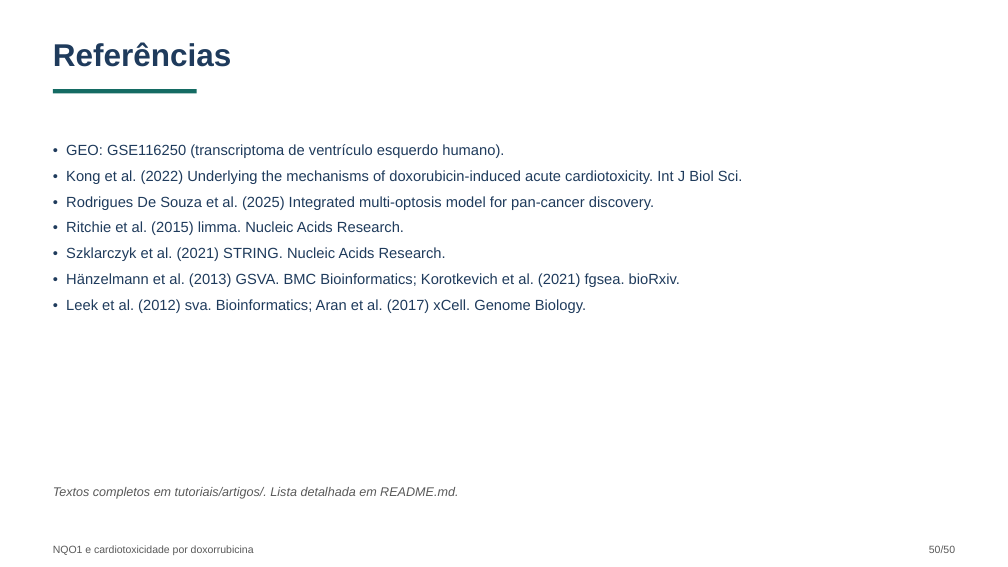
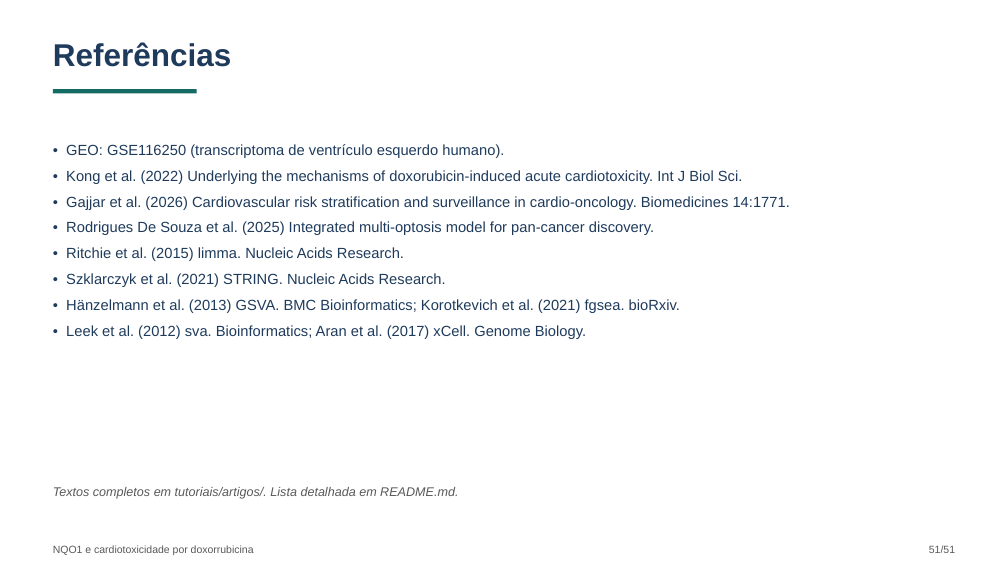
Before and after one commit to lucielesilva/nqo1-doxorrubicina-cardiotoxicidade, a slide deck: slide 51 of tutoriais/APRESENTACAO_NQO1_TUTORIAIS.pptx (slide 50 before the commit). Drawn at 1008x567 pixels with LibreOffice and Linux fonts; fonts in the diff are those of the drawing. Boxes give left, top, right and bottom in pixels: in the first picture for what was removed or moved away, otherwise in the second. Text is boxed around its words. In the diff, an @@ line names an element or a change of style, - is before the commit and + after.

Commit message:
feat(apresentacao): fundamenta o bloco clinico com artigo de cardio-oncologia
- Baixa o texto completo de Gajjar et al. (2026), Biomedicines 14:1771
  (doi:10.3390/biomedicines14081771, PMC13509971) para tutoriais/artigos/
- Novo slide "O que a evidencia recomenda" com os numeros conferidos no artigo:
  LVEF + GLS antes da terapia (Classe I da ESC) e queda relativa de GLS > 15%;
  troponina elevada ~4x o risco de cardiotoxicidade; limiares de dose do NCI/COG
  (250 mg/m2 de doxorubicina equivalente) e do ASCO; dexrazoxano como quelante
  de ferro com efeito cardioprotetor
- Citacao no rodape do slide e na lista de referencias
- LEIA-ME atualizado (51 slides)

```diff
--- a/tutoriais/APRESENTACAO_NQO1_TUTORIAIS.pptx
+++ b/tutoriais/APRESENTACAO_NQO1_TUTORIAIS.pptx
@@ text at (66, 196, 790, 210): paragraph added @@
+• Gajjar et al. (2026) Cardiovascular risk stratification and surveillance in cardio-oncology. Biomedicines 14:1771.
@@ text at (929, 545, 955, 553): text changed @@
-50/50
+51/51
```
Also in this commit, not shown: 42 other slides changed, 1 slide added, 3 other files.
